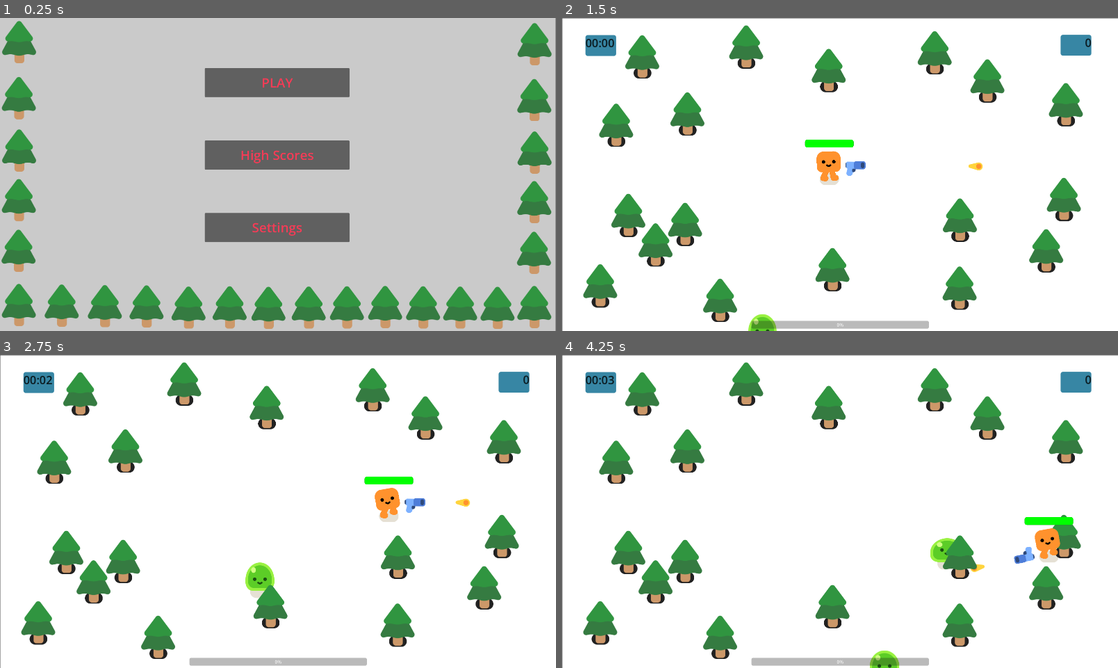
Above: before the commit, frames 1-4 (two rows, left to right).
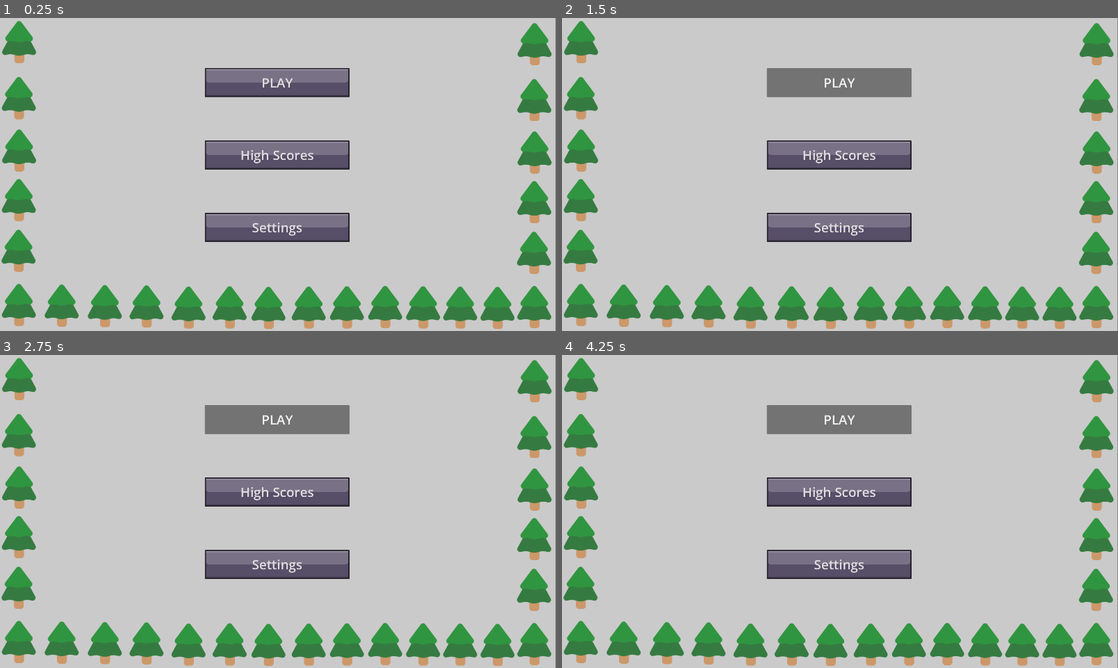
Above: after the commit, the same moments.

Repository: Masone1811/ui-week-6
Game: Godot game, scene res://main_menu.tscn
Same seed, same stepped clock (60 frames per second), same inputs: the game is played once before the commit and once after it.
Inputs (mouse positions are in pixels of both pictures, inside the frame that each line leads up to):
- Up to frame 1 (0.25 s): no input
- Up to frame 2 (1.5 s): click "PLAY" at 0.5 s; click (840, 83) at 1.25 s, where only the run after the commit has a clickable "PLAY"
- Up to frame 3 (2.75 s): hold D (move_right) from 2.03 s (still down)
- Up to frame 4 (4.25 s): release D (move_right) at 2.78 s; hold S (move_down) 2.78-3.53 s; hold D (move_right) from 3.53 s (still down)

The runs differ from the first frame. In frame 1, 4.4% of the frame differs, in the area x 36-63%, y 16-72%; in frame 2, 99%; in frame 3, 99%; in frame 4, 99%, in the area x 0-100%, y 0-100%.

Commit message:
Add files via upload

Diff:
--- a/Survivor Game.tscn
+++ b/Survivor Game.tscn
@@ -3,9 +3,16 @@
 [ext_resource type="PackedScene" uid="uid://baohm58wb38si" path="res://player.tscn" id="1_jkuhc"]
 [ext_resource type="Script" uid="uid://oj7hj4kgw31t" path="res://survivor_game.gd" id="1_ony8i"]
 [ext_resource type="PackedScene" uid="uid://dq3r015sr1uql" path="res://pine_tree.tscn" id="2_ony8i"]
+[ext_resource type="Texture2D" uid="uid://brgb8c1o04o2c" path="res://UI Icons/2 Frames/CasualGameButtonsVol01/PNG/CGB01-blue_M_pillShaped_btn.png" id="4_7d6do"]
+[ext_resource type="Theme" uid="uid://bb5iaf7elfi68" path="res://addons/Themes/Theme_1.tres" id="4_bxsw5"]
+[ext_resource type="Texture2D" uid="uid://dm3ocd3f5se7r" path="res://UI Icons/2 Frames/CasualGameButtonsVol01/PNG/CGB01-grey_M_rounded_btn.png" id="4_hbrol"]
+[ext_resource type="Texture2D" uid="uid://dhap8du1642ax" path="res://UI Icons/1 Icons/1/Skillicon1_02.png" id="4_k88i2"]
 [ext_resource type="PackedScene" uid="uid://3i77r48q81rw" path="res://pause_menu.tscn" id="4_nyt22"]
 [ext_resource type="AudioStream" uid="uid://cj743cuux8whd" path="res://sounds/LoopWIP1.ogg" id="5_aeywb"]
+[ext_resource type="Texture2D" uid="uid://dcx52ckm8ragr" path="res://UI Icons/1 Icons/1/Skillicon1_22.png" id="5_bxsw5"]
+[ext_resource type="Texture2D" uid="uid://djptsf710k6sl" path="res://UI Icons/1 Icons/1/Skillicon1_11.png" id="6_7d6do"]
 [ext_resource type="AudioStream" uid="uid://c11qkw82qjwg" path="res://sounds/game_over.wav" id="6_7inyp"]
+[ext_resource type="Texture2D" uid="uid://04laapuvtphr" path="res://UI Icons/2 Frames/CasualGameButtonsVol01/PNG/CGB01-grey_L_sharp_btn.png" id="6_m4sa2"]
 [ext_resource type="AudioStream" uid="uid://b06ukt2ywlh4h" path="res://sounds/Level Up.mp3" id="6_vwi0n"]
 [ext_resource type="AudioStream" uid="uid://d387rhqmcy3ol" path="res://sounds/Transition.mp3" id="7_e0ho8"]
 [ext_resource type="AudioStream" uid="uid://qi5w0hc8oasl" path="res://sounds/mob_death_sound.wav" id="8_e0ho8"]
@@ -16,16 +23,23 @@
 }
 point_count = 7
 
-[sub_resource type="StyleBoxFlat" id="StyleBoxFlat_ony8i"]
-corner_radius_top_left = 8
-corner_radius_top_right = 8
-corner_radius_bottom_right = 8
-corner_radius_bottom_left = 8
+[sub_resource type="StyleBoxTexture" id="StyleBoxTexture_a32ks"]
+texture = ExtResource("4_hbrol")
+
+[sub_resource type="StyleBoxTexture" id="StyleBoxTexture_7d6do"]
+texture = ExtResource("4_7d6do")
 
 [sub_resource type="LabelSettings" id="LabelSettings_ony8i"]
 font_size = 39
 font_color = Color(0, 0, 0, 1)
 outline_color = Color(1, 0.99215686, 1, 1)
+
+[sub_resource type="StyleBoxTexture" id="StyleBoxTexture_bxsw5"]
+texture = ExtResource("4_7d6do")
+
+[sub_resource type="StyleBoxTexture" id="StyleBoxTexture_mxa3g"]
+texture = ExtResource("6_m4sa2")
+modulate_color = Color(1, 1, 1, 0.5882353)
 
 [sub_resource type="LabelSettings" id="LabelSettings_nyt22"]
 font_size = 45
@@ -131,6 +145,7 @@
 offset_right = 1109.0
 offset_bottom = 927.0
 theme_override_font_sizes/font_size = 45
+theme_override_styles/normal = SubResource("StyleBoxTexture_a32ks")
 text = "Main Menu"
 
 [node name="UILayer" type="CanvasLayer" parent="." unique_id=1043188422]
@@ -145,39 +160,43 @@
 offset_top = 58.0
 offset_right = 1828.0
 offset_bottom = 130.0
-theme_override_font_sizes/font_size = 15
-theme_override_styles/normal = SubResource("StyleBoxFlat_ony8i")
+theme_override_font_sizes/font_size = 13
+theme_override_styles/normal = SubResource("StyleBoxTexture_7d6do")
 text = "0"
 label_settings = SubResource("LabelSettings_ony8i")
-horizontal_alignment = 2
+horizontal_alignment = 1
+vertical_alignment = 1
 
 [node name="SurvivalTimer" type="Label" parent="UILayer" unique_id=316502607]
 unique_name_in_owner = true
 modulate = Color(0.0627451, 0.69803923, 0.9372549, 0.8156863)
 light_mask = 0
 visibility_layer = 512
-offset_left = 81.0
-offset_top = 59.0
+offset_left = 42.0
+offset_top = 49.0
 offset_right = 187.0
 offset_bottom = 131.0
-theme_override_font_sizes/font_size = 15
-theme_override_styles/normal = SubResource("StyleBoxFlat_ony8i")
+theme_override_font_sizes/font_size = 13
+theme_override_styles/normal = SubResource("StyleBoxTexture_bxsw5")
 text = "00:00"
 label_settings = SubResource("LabelSettings_ony8i")
+horizontal_alignment = 1
+vertical_alignment = 1
 
 [node name="XPBar" type="ProgressBar" parent="UILayer" unique_id=1124903633]
 unique_name_in_owner = true
 offset_left = 654.0
-offset_top = 1045.0
-offset_right = 1267.0
-offset_bottom = 1072.0
+offset_top = 1020.0
+offset_right = 1294.0
+offset_bottom = 1060.0
+theme_override_styles/background = SubResource("StyleBoxTexture_mxa3g")
 
 [node name="LevelLabel" type="Label" parent="UILayer" unique_id=710044740]
 unique_name_in_owner = true
-offset_left = 918.0
-offset_top = 1010.0
-offset_right = 1003.0
-offset_bottom = 1033.0
+offset_left = 718.0
+offset_top = 1028.0
+offset_right = 803.0
+offset_bottom = 1051.0
 
 [node name="RoundLabel" type="Label" parent="UILayer" unique_id=1314703954]
 unique_name_in_owner = true
@@ -219,7 +238,12 @@
 offset_top = 115.0
 offset_right = 295.0
 offset_bottom = 502.0
+theme = ExtResource("4_bxsw5")
 text = "Increase Your Damage"
+icon = ExtResource("4_k88i2")
+icon_alignment = 1
+vertical_icon_alignment = 0
+expand_icon = true
 
 [node name="FireRateButton" type="Button" parent="UILayer/LevelUpPanel" unique_id=33417931]
 unique_name_in_owner = true
@@ -228,7 +252,12 @@
 offset_top = 118.0
 offset_right = 597.0
 offset_bottom = 501.0
-text = "Increase Your FireRate"
+theme = ExtResource("4_bxsw5")
+text = "Increase Your Fire Rate"
+icon = ExtResource("5_bxsw5")
+icon_alignment = 1
+vertical_icon_alignment = 0
+expand_icon = true
 
 [node name="HealthButton" type="Button" parent="UILayer/LevelUpPanel" unique_id=2002646020]
 unique_name_in_owner = true
@@ -237,8 +266,13 @@
 offset_top = 115.0
 offset_right = 899.0
 offset_bottom = 503.0
+theme = ExtResource("4_bxsw5")
 text = "Increase Your Max Health and
 Heal to Full"
+icon = ExtResource("6_7d6do")
+icon_alignment = 1
+vertical_icon_alignment = 0
+expand_icon = true
 
 [node name="Timer" type="Timer" parent="." unique_id=2097457559]
 unique_name_in_owner = true
--- a/main_menu.tscn
+++ b/main_menu.tscn
@@ -2,6 +2,16 @@
 
 [ext_resource type="Script" uid="uid://cyx33c8345qn" path="res://main_menu.gd" id="1_06t4h"]
 [ext_resource type="Texture2D" uid="uid://by1wi10bnmk11" path="res://trees/pine_tree.png" id="2_7vrkn"]
+[ext_resource type="Texture2D" uid="uid://04laapuvtphr" path="res://UI Icons/2 Frames/CasualGameButtonsVol01/PNG/CGB01-grey_L_sharp_btn.png" id="2_fu7sn"]
+
+[sub_resource type="StyleBoxTexture" id="StyleBoxTexture_csjqc"]
+texture = ExtResource("2_fu7sn")
+
+[sub_resource type="StyleBoxTexture" id="StyleBoxTexture_ql6yi"]
+texture = ExtResource("2_fu7sn")
+
+[sub_resource type="StyleBoxTexture" id="StyleBoxTexture_gg0mk"]
+texture = ExtResource("2_fu7sn")
 
 [node name="MainMenu" type="Control" unique_id=837272826]
 layout_mode = 3
@@ -35,24 +45,24 @@
 custom_minimum_size = Vector2(500, 100)
 layout_mode = 2
 size_flags_horizontal = 4
-theme_override_colors/font_color = Color(0.9575724, 0.23350528, 0.33970737, 1)
-theme_override_font_sizes/font_size = 45
+theme_override_font_sizes/font_size = 45
+theme_override_styles/normal = SubResource("StyleBoxTexture_csjqc")
 text = "PLAY"
 
 [node name="HighScoresButton" type="Button" parent="MenuContainer" unique_id=1583119600]
 custom_minimum_size = Vector2(500, 100)
 layout_mode = 2
 size_flags_horizontal = 4
-theme_override_colors/font_color = Color(0.9575724, 0.23350528, 0.33970737, 1)
-theme_override_font_sizes/font_size = 45
+theme_override_font_sizes/font_size = 45
+theme_override_styles/normal = SubResource("StyleBoxTexture_ql6yi")
 text = "High Scores"
 
 [node name="SettingsButton" type="Button" parent="MenuContainer" unique_id=349512007]
 custom_minimum_size = Vector2(500, 100)
 layout_mode = 2
 size_flags_horizontal = 4
-theme_override_colors/font_color = Color(0.9575724, 0.23350528, 0.33970737, 1)
-theme_override_font_sizes/font_size = 45
+theme_override_font_sizes/font_size = 45
+theme_override_styles/normal = SubResource("StyleBoxTexture_gg0mk")
 text = "Settings"
 
 [node name="HighScores" type="Panel" parent="." unique_id=1659822122]
--- a/pause_menu.tscn
+++ b/pause_menu.tscn
@@ -2,13 +2,37 @@
 
 [ext_resource type="Script" uid="uid://dkqr7dggrsl4b" path="res://pause_menu.gd" id="1_hdmo1"]
 [ext_resource type="Shader" uid="uid://cq1t3cm5wb3uk" path="res://pause_menu.gdshader" id="2_nwcfo"]
+[ext_resource type="Texture2D" uid="uid://04laapuvtphr" path="res://UI Icons/2 Frames/CasualGameButtonsVol01/PNG/CGB01-grey_L_sharp_btn.png" id="3_05uyy"]
+[ext_resource type="Texture2D" uid="uid://dooms7mrug8mu" path="res://UI Icons/2 Frames/CasualGameButtonsVol01/PNG/CGB01-blue_XL_rounded_btn.png" id="4_2nc7s"]
+[ext_resource type="Texture2D" uid="uid://b38wh2ern3rq6" path="res://UI Icons/2 Frames/CasualGameButtonsVol01/PNG/CGB01-orange_L_sharp_btn.png" id="5_d3xb4"]
 
 [sub_resource type="ShaderMaterial" id="ShaderMaterial_d0prb"]
 shader = ExtResource("2_nwcfo")
 shader_parameter/amount = 5.0
 
-[sub_resource type="StyleBoxFlat" id="StyleBoxFlat_d0prb"]
-bg_color = Color(0.19793722, 0.19793725, 0.19793713, 1)
+[sub_resource type="StyleBoxTexture" id="StyleBoxTexture_d2raq"]
+texture = ExtResource("3_05uyy")
+
+[sub_resource type="StyleBoxTexture" id="StyleBoxTexture_m2td8"]
+texture = ExtResource("3_05uyy")
+
+[sub_resource type="StyleBoxTexture" id="StyleBoxTexture_p81d2"]
+texture = ExtResource("4_2nc7s")
+
+[sub_resource type="StyleBoxTexture" id="StyleBoxTexture_d3xb4"]
+texture = ExtResource("4_2nc7s")
+
+[sub_resource type="StyleBoxTexture" id="StyleBoxTexture_mxa3g"]
+texture = ExtResource("5_d3xb4")
+modulate_color = Color(1, 1, 1, 0.19607843)
+
+[sub_resource type="StyleBoxTexture" id="StyleBoxTexture_e8sti"]
+texture = ExtResource("5_d3xb4")
+modulate_color = Color(1, 1, 1, 0.19607843)
+
+[sub_resource type="StyleBoxTexture" id="StyleBoxTexture_q2yj1"]
+texture = ExtResource("5_d3xb4")
+modulate_color = Color(1, 1, 1, 0.19607843)
 
 [node name="PauseMenu" type="Control" unique_id=774447475]
 top_level = true
@@ -50,10 +74,12 @@
 
 [node name="Resume" type="Button" parent="MarginContainer/VBoxContainer" unique_id=1970165926]
 layout_mode = 2
+theme_override_styles/normal = SubResource("StyleBoxTexture_d2raq")
 text = "Resume"
 
 [node name="Quit" type="Button" parent="MarginContainer/VBoxContainer" unique_id=172470195]
 layout_mode = 2
+theme_override_styles/normal = SubResource("StyleBoxTexture_m2td8")
 text = "Quit"
 
 [node name="PAUSED" type="MarginContainer" parent="." unique_id=1490749815]
@@ -73,38 +99,40 @@
 theme_override_colors/font_color = Color(0.011087579, 0.011087578, 0.01108758, 1)
 theme_override_colors/font_outline_color = Color(1, 1, 1, 1)
 theme_override_font_sizes/font_size = 48
+theme_override_styles/normal = SubResource("StyleBoxTexture_p81d2")
 text = "PAUSED"
 horizontal_alignment = 1
 
 [node name="UPGRADES" type="MarginContainer" parent="." unique_id=1217677182]
 layout_mode = 1
 anchors_preset = -1
-anchor_left = 0.67800003
+anchor_left = 0.624
 anchor_top = 0.21700001
-anchor_right = 0.81900007
-anchor_bottom = 0.266
-offset_left = -0.3400879
+anchor_right = 0.864
+anchor_bottom = 0.282
+offset_left = -0.7199707
 offset_top = 0.45898438
-offset_right = -0.5701904
-offset_bottom = -0.018005371
+offset_right = 0.079956055
+offset_bottom = 0.21398926
 
 [node name="Label" type="Label" parent="UPGRADES" unique_id=1292988035]
 layout_mode = 2
 theme_override_colors/font_color = Color(0.0018410678, 0.0018410682, 0.0018410678, 1)
 theme_override_font_sizes/font_size = 48
+theme_override_styles/normal = SubResource("StyleBoxTexture_d3xb4")
 text = "UPGRADES"
 horizontal_alignment = 1
 
 [node name="Time Played" type="MarginContainer" parent="." unique_id=320687187]
 layout_mode = 1
 anchors_preset = -1
-anchor_left = 0.056
+anchor_left = 0.046000004
 anchor_top = 0.133
-anchor_right = 0.11100001
+anchor_right = 0.1
 anchor_bottom = 0.16700001
-offset_left = 0.3199997
+offset_left = -0.38000488
 offset_top = -0.009002686
-offset_right = -0.3300171
+offset_right = 1.0
 offset_bottom = 0.10899353
 
 [node name="Label" type="Label" parent="Time Played" unique_id=1657726046]
@@ -170,21 +198,21 @@
 [node name="Damage" type="Label" parent="MarginContainer2/VBoxContainer" unique_id=433784383]
 unique_name_in_owner = true
 layout_mode = 2
-theme_override_styles/normal = SubResource("StyleBoxFlat_d0prb")
+theme_override_styles/normal = SubResource("StyleBoxTexture_mxa3g")
 text = "Damage = 0"
 horizontal_alignment = 1
 
 [node name="Firerate" type="Label" parent="MarginContainer2/VBoxContainer" unique_id=1319086657]
 unique_name_in_owner = true
 layout_mode = 2
-theme_override_styles/normal = SubResource("StyleBoxFlat_d0prb")
+theme_override_styles/normal = SubResource("StyleBoxTexture_e8sti")
 text = "Firerate = 0"
 horizontal_alignment = 1
 
 [node name="Health" type="Label" parent="MarginContainer2/VBoxContainer" unique_id=2136586707]
 unique_name_in_owner = true
 layout_mode = 2
-theme_override_styles/normal = SubResource("StyleBoxFlat_d0prb")
+theme_override_styles/normal = SubResource("StyleBoxTexture_q2yj1")
 text = "Health = 0"
 horizontal_alignment = 1
 
Binary file added: UI Icons/1 Icons/1/Skillicon1_02.png
Not shown, added: UI Icons/1 Icons/1/Skillicon1_02.png.import
Binary file added: UI Icons/1 Icons/1/Skillicon1_11.png
Not shown, added: UI Icons/1 Icons/1/Skillicon1_11.png.import
Binary file added: UI Icons/1 Icons/1/Skillicon1_22.png
Not shown, added: UI Icons/1 Icons/1/Skillicon1_22.png.import
Binary file added: UI Icons/1 Icons/1/Skillicon1_30.png
Not shown, added: UI Icons/1 Icons/1/Skillicon1_30.png.import
Binary file added: UI Icons/2 Frames/CasualGameButtonsVol01/PNG/CGB01-blue_L_pillShaped_btn.png
Not shown, added: UI Icons/2 Frames/CasualGameButtonsVol01/PNG/CGB01-blue_L_pillShaped_btn.png.import
Binary file added: UI Icons/2 Frames/CasualGameButtonsVol01/PNG/CGB01-blue_L_rounded_btn.png
Not shown, added: UI Icons/2 Frames/CasualGameButtonsVol01/PNG/CGB01-blue_L_rounded_btn.png.import
(and 43 more such lines)
